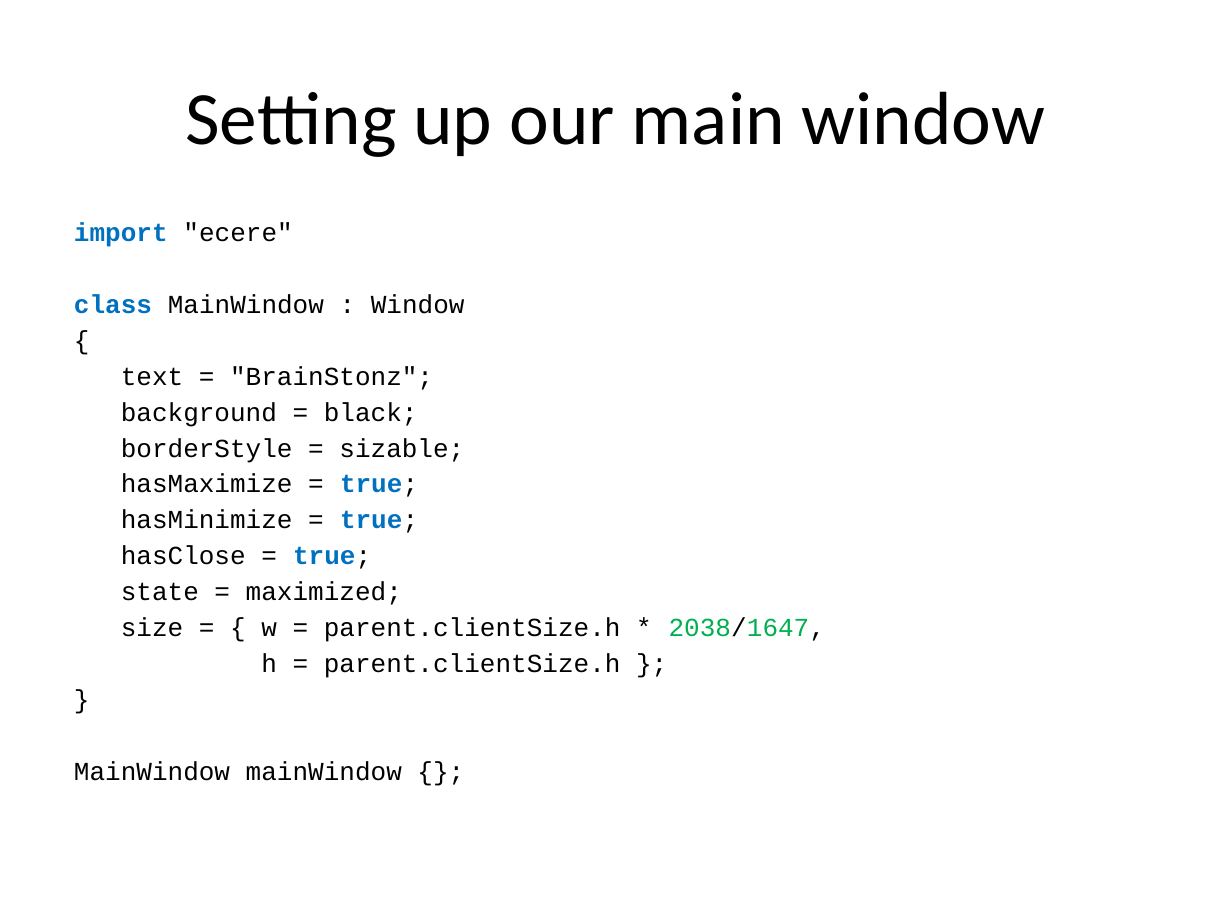
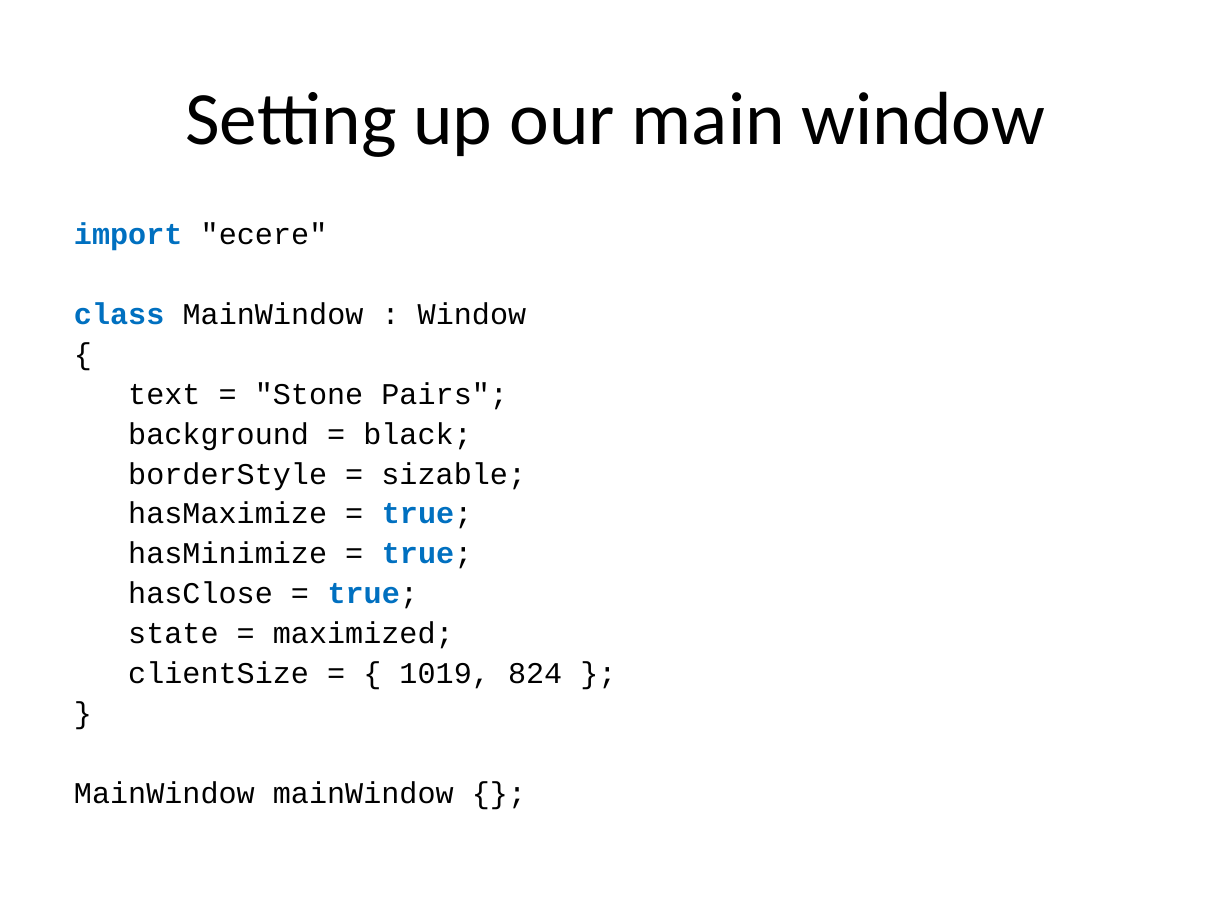
Before and after one commit to ecere/ecere-sdk, a slide deck: slide 5 of samples/games/stonePairs/Building a simple board game with the Ecere SDK.odp. Drawn at 1232x924 pixels with LibreOffice and Linux fonts; fonts in the diff are those of the drawing. Boxes give left, top, right and bottom in pixels: in the first picture for what was removed or moved away, otherwise in the second. Text is boxed around its words. In the diff, an @@ line names an element or a change of style, - is before the commit and + after.

Commit message:
samples/stonePairs/tutorial: Fixes

```diff
--- a/samples/games/stonePairs/Building a simple board game with the Ecere SDK.odp
+++ b/samples/games/stonePairs/Building a simple board game with the Ecere SDK.odp
@@ text at [74, 223, 526, 804]: size 15.2 to 17.6 pt in "import "ecere"", "class MainWindow : Window", "{", "background = black;" and 7 more places @@
@@ text at [128, 382, 508, 410]: text changed; size 15.2 to 17.6 pt @@
-text = "BrainStonz";
+text = "Stone Pairs";
@@ text at [128, 661, 562, 689]: text changed; size 15.2 to 17.6 pt @@
-size = { w = parent.clientSize.h * 2038/1647,
-h = parent.clientSize.h };
+clientSize = { 1019, 824 };
```
Also in this commit, not shown: 1 other slide changed.
